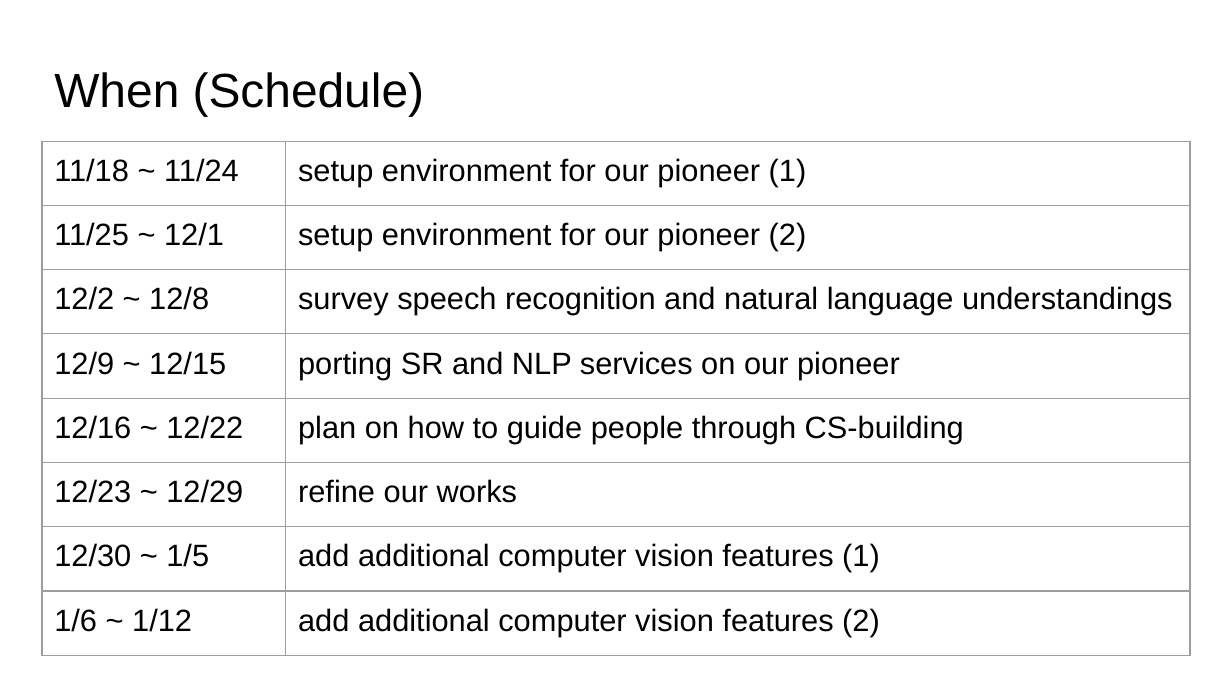
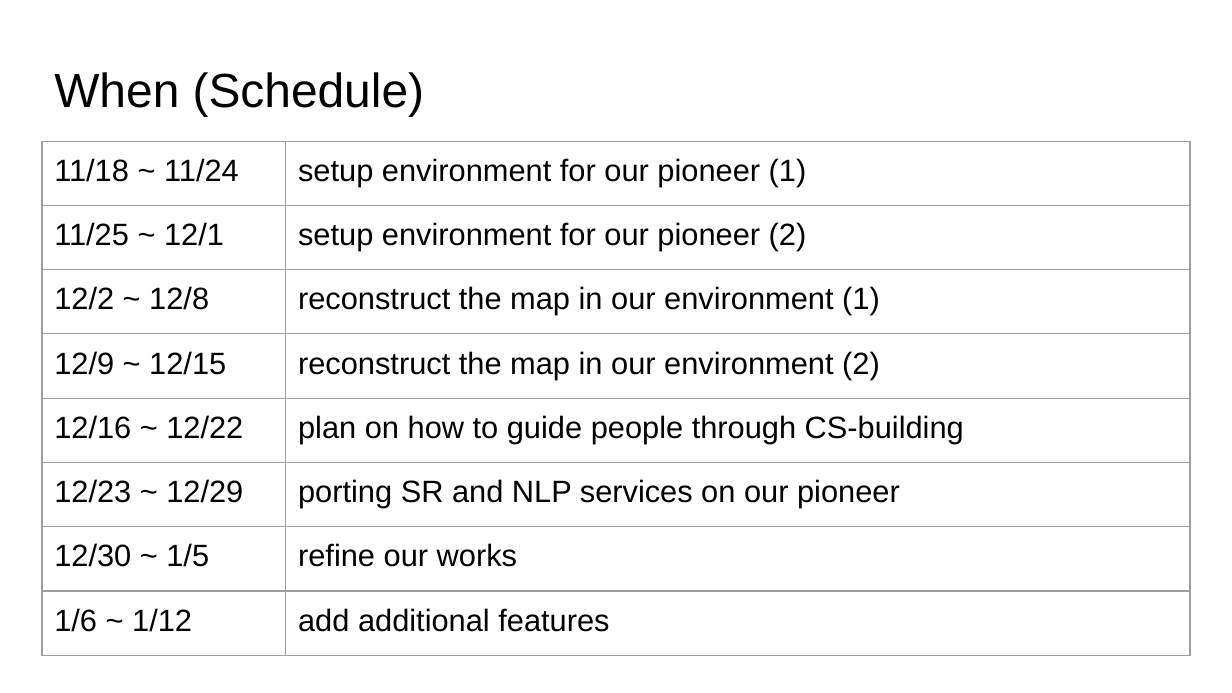
Before and after one commit to 0x13enny/CSIE-Retriever, a slide deck: slide 5 of Robotics 2019 final proposal.pptx. Drawn at 1232x693 pixels with LibreOffice and Linux fonts; fonts in the diff are those of the drawing. Boxes give left, top, right and bottom in pixels: in the first picture for what was removed or moved away, otherwise in the second. Text is boxed around its words. In the diff, an @@ line names an element or a change of style, - is before the commit and + after.

```diff
--- a/Robotics 2019 final proposal.pptx
+++ b/Robotics 2019 final proposal.pptx
@@ table at <box>42,142,1190,636</box> @@
-row 3, column 2: survey speech recognition and natural language understandings
+row 3, column 2: reconstruct the map in our environment (1)
-row 4, column 2: porting SR and NLP services on our pioneer
+row 4, column 2: reconstruct the map in our environment (2)
-row 6, column 2: refine our works
+row 6, column 2: porting SR and NLP services on our pioneer
-row 7, column 2: add additional computer vision features (1)
+row 7, column 2: refine our works
-row 8, column 2: add additional computer vision features (2)
+row 8, column 2: add additional features
```
Also in this commit, not shown: 1 slide added, 1 other file.
